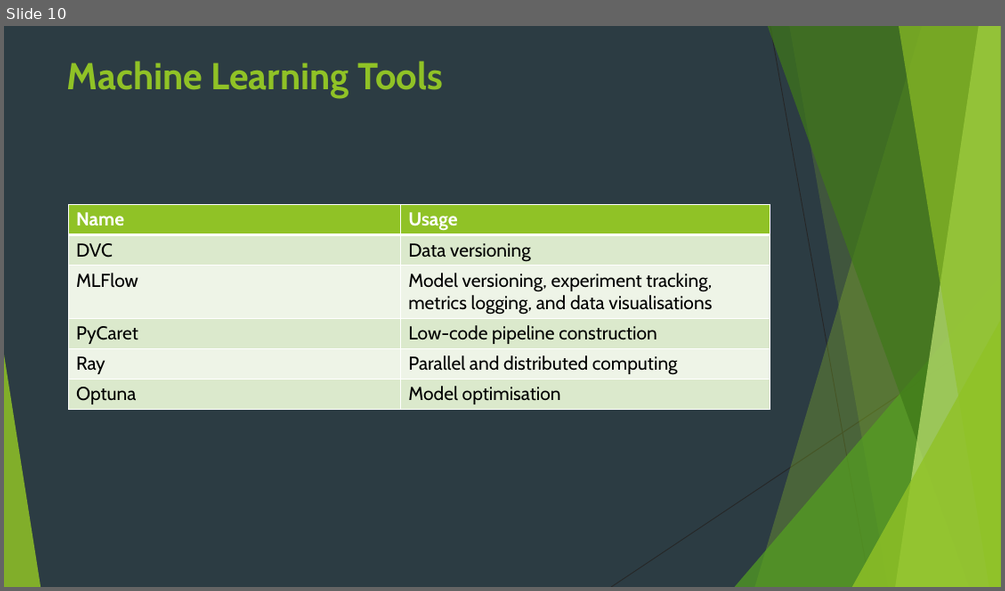
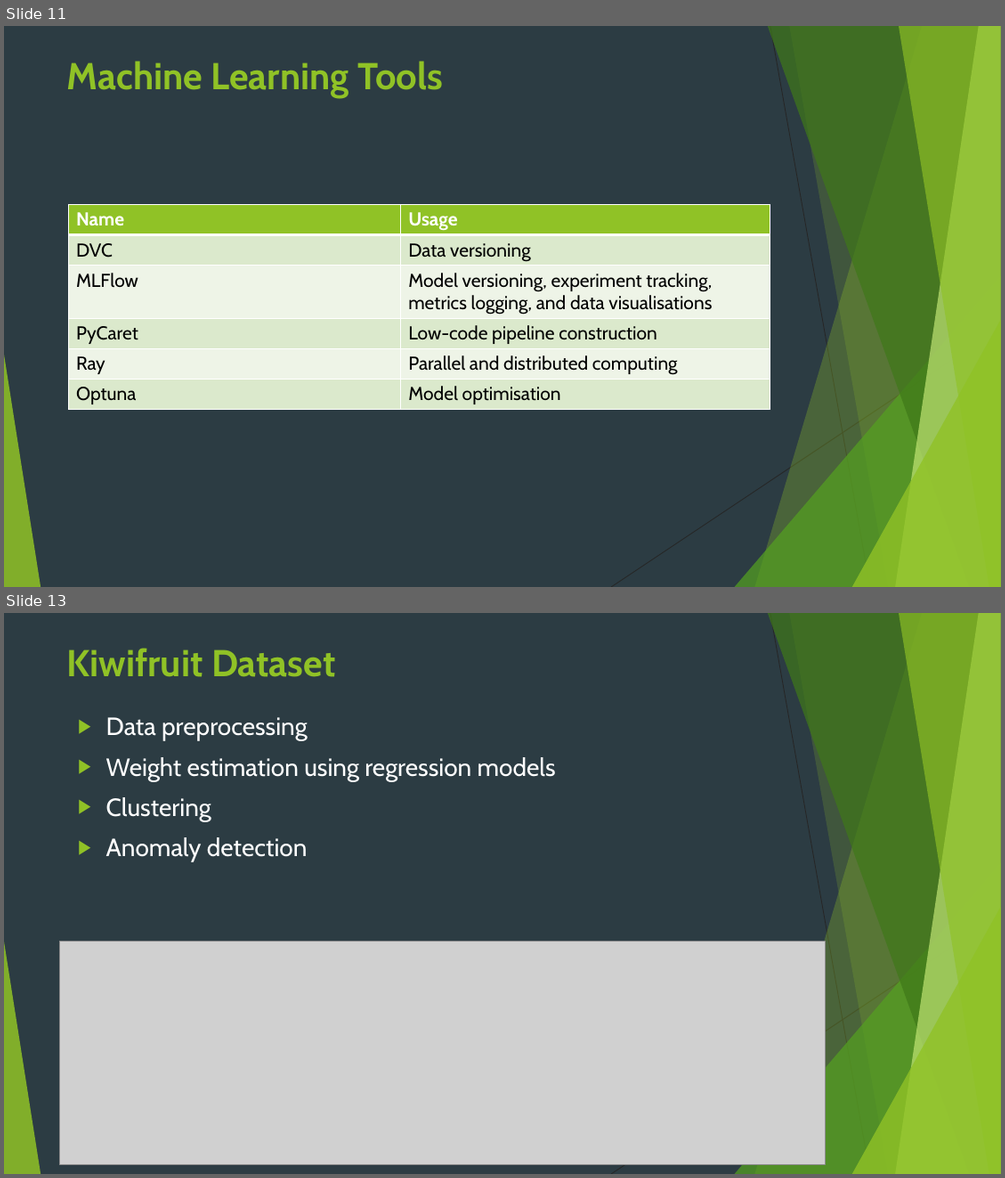
Before and after one commit to JBris/ml_pipeline, a slide deck: resources/ml_pipeline.pptx. Shown one above the other, each under a label of ours: slide 10 before the commit, slides 11 and 13 after it; the slides between them are not shown. The pictures are 1005x591 and 1005x1178 pixels, drawn with LibreOffice and Linux fonts; fonts in the diff are those of the drawing; grey boxes stand for pictures; background and template pictures are left out. Boxes give left, top, right and bottom in pixels: in the first picture for what was removed or moved away, otherwise in the second. Text is boxed around its words. In the diff, an @@ line names an element or a change of style, - is before the commit and + after.

```diff
--- a/resources/ml_pipeline.pptx
+++ b/resources/ml_pipeline.pptx
@@ slide 13 added at <box>4,613,1001,1174</box>, background #2C3C43; not listed: 10 template elements that a slide beside it also shows @@
@@ title added at <box>67,648,336,677</box>, 36 pt, text #90C226, bold @@
+Kiwifruit Dataset
@@ text added at <box>106,717,556,862</box>, 24 pt, text #FFFFFF @@
+▶ Data preprocessing
+▶ Weight estimation using regression models
+▶ Clustering
+▶ Anomaly detection
@@ picture added at <box>59,941,825,1165</box> @@
@@ what was slide 10 is now slide 11 @@
```
Also in this commit, not shown: 3 slides changed, 15 other slides added, 3 slides removed, 1 other file.
